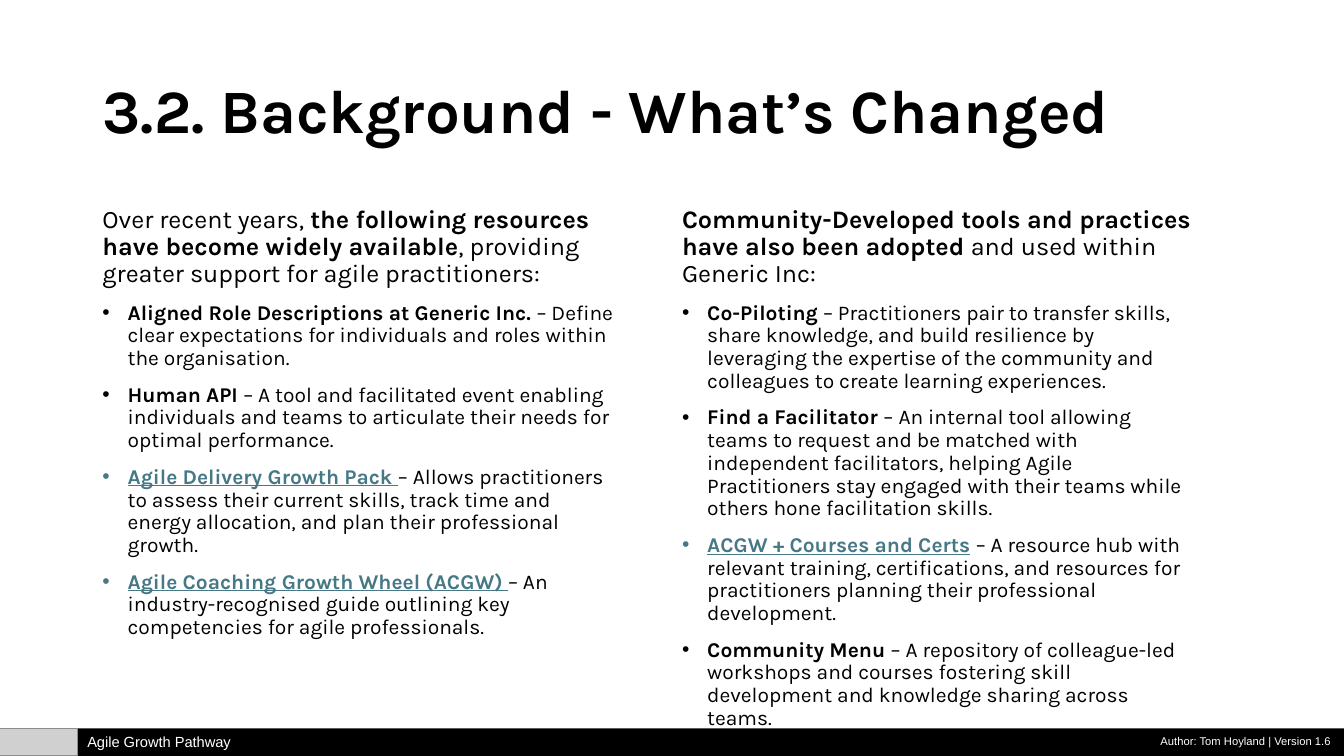
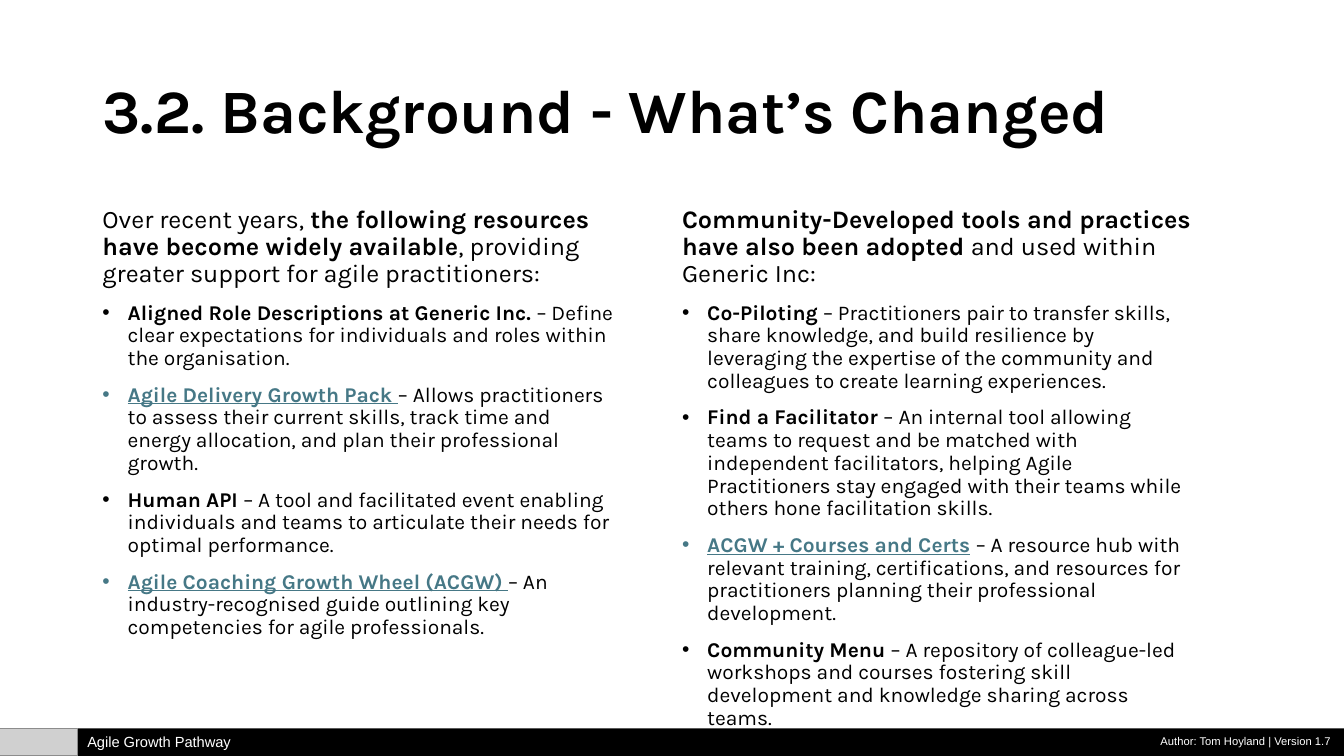
Before and after one commit to tomhoyland/agile-growth-pathway, a slide deck: slide 7 of Agile-Growth-Pathway.pptx. Drawn at 1344x756 pixels with LibreOffice and Linux fonts; fonts in the diff are those of the drawing; grey boxes stand for pictures. Boxes give left, top, right and bottom in pixels: in the first picture for what was removed or moved away, otherwise in the second. Text is boxed around its words. In the diff, an @@ line names an element or a change of style, - is before the commit and + after.

```diff
--- a/Agile-Growth-Pathway.pptx
+++ b/Agile-Growth-Pathway.pptx
@@ text at <box>128,387,603,475</box>: paragraph added @@
+• Agile Delivery Growth Pack – Allows practitioners to assess their current skills, track time and energy allocation, and plan their professional growth.
@@ text at <box>128,469,603,557</box>: paragraph removed @@
-• Agile Delivery Growth Pack – Allows practitioners to assess their current skills, track time and energy allocation, and plan their professional growth.
@@ text at <box>1160,737,1331,748</box>: text changed @@
-Author: Tom Hoyland | Version 1.6
+Author: Tom Hoyland | Version 1.7
```
Also in this commit, not shown: 15 other slides changed, 1 other file.
